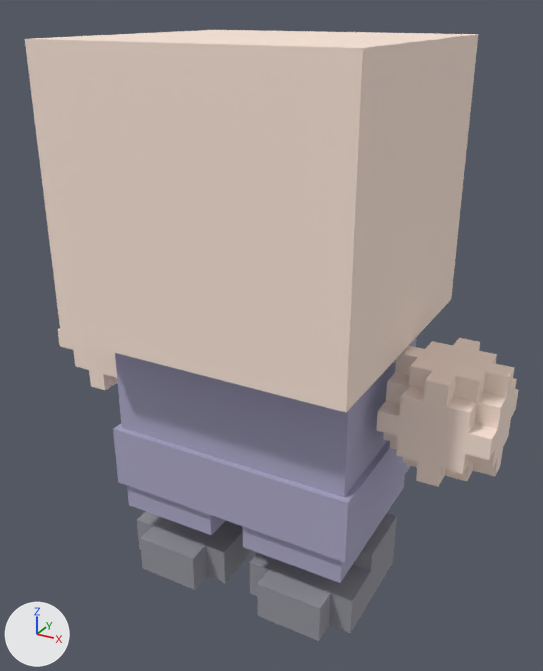
Before and after pictures for a commit that changed the glTF model models/chibi-base.glb.
The view is the same before and after, from a 50 mm camera at (1.07, -1.93, 1.83) aimed at (0.01, 0.0, 0.86). The axes (+X, +Y, +Z) are drawn at lower left. The lights are the same throughout. The first picture is the older version. Vertices at exactly the same position are counted once.

In view in the first picture: 'ChibiBase'.
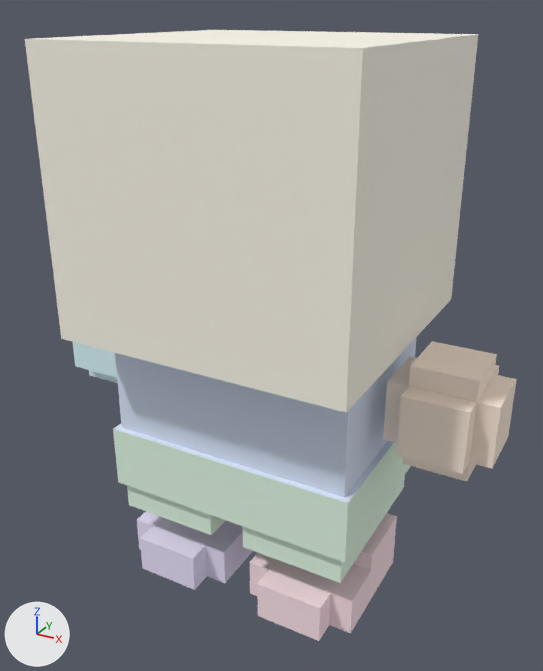
Diff of the bpy script that builds the scene:
```diff
--- a/models/chibi-base.glb.py
+++ b/models/chibi-base.glb.py
@@ mat_hand_l @@
+mat_hand_l = principled_material('hand.L')
+mat_hand_l.base_color = (0.99, 0.84, 0.72)  # pale yellow #feecdd
+mat_hand_l.roughness = 0.85
@@ mat_hand_r @@
+mat_hand_r = principled_material('hand.R')
+mat_hand_r.base_color = (0.72, 0.95, 0.99)  # pale blue #ddf9fe
+mat_hand_r.roughness = 0.85
@@ mat_foot_l @@
+mat_foot_l = principled_material('foot.L')
+mat_foot_l.base_color = (0.99, 0.78, 0.84)  # pale pink #fee5ec
+mat_foot_l.roughness = 0.85
@@ mat_legs @@
+mat_legs = principled_material('legs')
+mat_legs.base_color = (0.78, 0.96, 0.8)  # white #e5fae7
+mat_legs.roughness = 0.85
@@ mat_head @@
+mat_head = principled_material('head')
+mat_head.base_color = (0.99, 0.95, 0.84)  # white #fef9ec
+mat_head.roughness = 0.85
@@ mat_foot_r @@
+mat_foot_r = principled_material('foot.R')
+mat_foot_r.base_color = (0.84, 0.78, 0.99)  # pale blue #ece5fe
+mat_foot_r.roughness = 0.85
@@ mat_torso @@
+mat_torso = principled_material('torso')
+mat_torso.base_color = (0.74, 0.83, 0.99)  # pale blue #dfebfe
+mat_torso.roughness = 0.85
@@ me_chibibase @@
 # used by ob_chibibase; location = (0.0, 0.0, 0.0)
-me_chibibase.from_pydata(...)  # 580 vertices, 1124 faces; spans x -0.76..0.76, y -0.44..0.44, z 0.0..1.75
+me_chibibase.from_pydata(...)  # 532 vertices, 1028 faces; spans x -0.76..0.76, y -0.44..0.44, z 0.0..1.75
+# me_chibibase part 1
+# 24 vertices are removed from x 0.44..0.76, y -0.16..0.16, z 0.59..0.91
+# 96 faces are deleted
+# 48 new faces join them, mat_hand_l (pale yellow #feecdd)
+# me_chibibase part 2
+# 24 vertices are removed from x -0.76..-0.44, y -0.16..0.16, z 0.59..0.91
+# 96 faces are deleted
+# 48 new faces join them, mat_hand_r (pale blue #ddf9fe)
+# me_chibibase part 3: 10 faces spanning x -0.46..0.46, y -0.44..0.44, z 0.92..1.75 switch from mat_skin (pale pink #fde7da) to mat_head (white #fef9ec)
+# me_chibibase part 4: 204 faces spanning x 0.44..0.76, y -0.16..0.16, z 0.59..0.91 switch from mat_skin (pale pink #fde7da) to mat_hand_l (pale yellow #feecdd)
+# me_chibibase part 5: 204 faces spanning x -0.76..-0.44, y -0.16..0.16, z 0.59..0.91 switch from mat_skin (pale pink #fde7da) to mat_hand_r (pale blue #ddf9fe)
+# me_chibibase part 6: 16 faces spanning x -0.46..0.46, y -0.44..0.44, z 0.52..1.02 switch from mat_cloth (light grey #adaac8) to mat_torso (pale blue #dfebfe)
+# me_chibibase part 7: 34 faces spanning x -0.42..0.42, y -0.3..0.3, z 0.24..0.55 switch from mat_cloth (light grey #adaac8) to mat_legs (white #e5fae7)
+# me_chibibase part 8: 232 faces spanning x 0.05..0.42, y -0.3..0.16, z 0.0..0.2 switch from mat_shoe (grey #95959e) to mat_foot_l (pale pink #fee5ec)
+# me_chibibase part 9: 232 faces spanning x -0.42..-0.05, y -0.3..0.16, z 0.0..0.2 switch from mat_shoe (grey #95959e) to mat_foot_r (pale blue #ece5fe)
```

Boxes (x1, y1, x2, y2) around the edits, measured in the pictures (543 x 671 px):
'ChibiBase', reshaped
    before: (25, 30, 519, 641)
    after: (25, 30, 517, 641)
part 1 of me_chibibase, cut back
    before: (377, 338, 519, 487)
    after: (385, 364, 511, 475)
part 2 of me_chibibase, cut back (mostly hidden afterwards)
    before: (58, 329, 117, 390)
    after: (102, 374, 117, 383)
part 3 of me_chibibase, recoloured (pale pink to white)
    both: (25, 30, 478, 412)
part 4 of me_chibibase, edited (looks the same)
    both: (383, 341, 517, 482)
part 5 of me_chibibase, recoloured (pale pink to pale blue)
    both: (73, 342, 118, 383)
part 6 of me_chibibase, recoloured (lighter)
    both: (113, 337, 417, 503)
part 7 of me_chibibase, recoloured (light grey to white)
    both: (113, 429, 410, 583)
part 8 of me_chibibase, recoloured (grey to pale pink)
    both: (249, 513, 397, 641)
part 9 of me_chibibase, recoloured (grey to pale blue)
    both: (137, 512, 252, 590)
